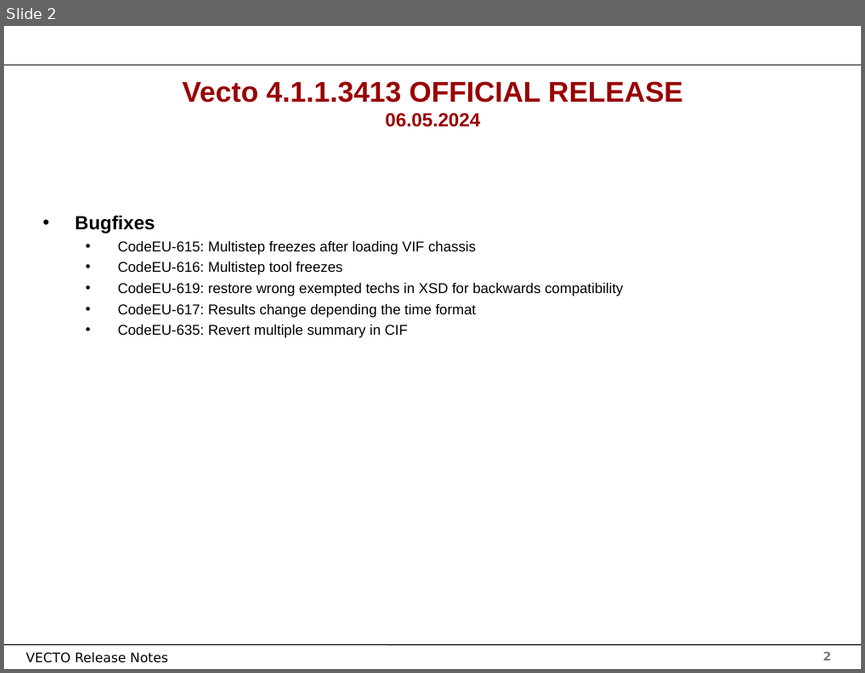
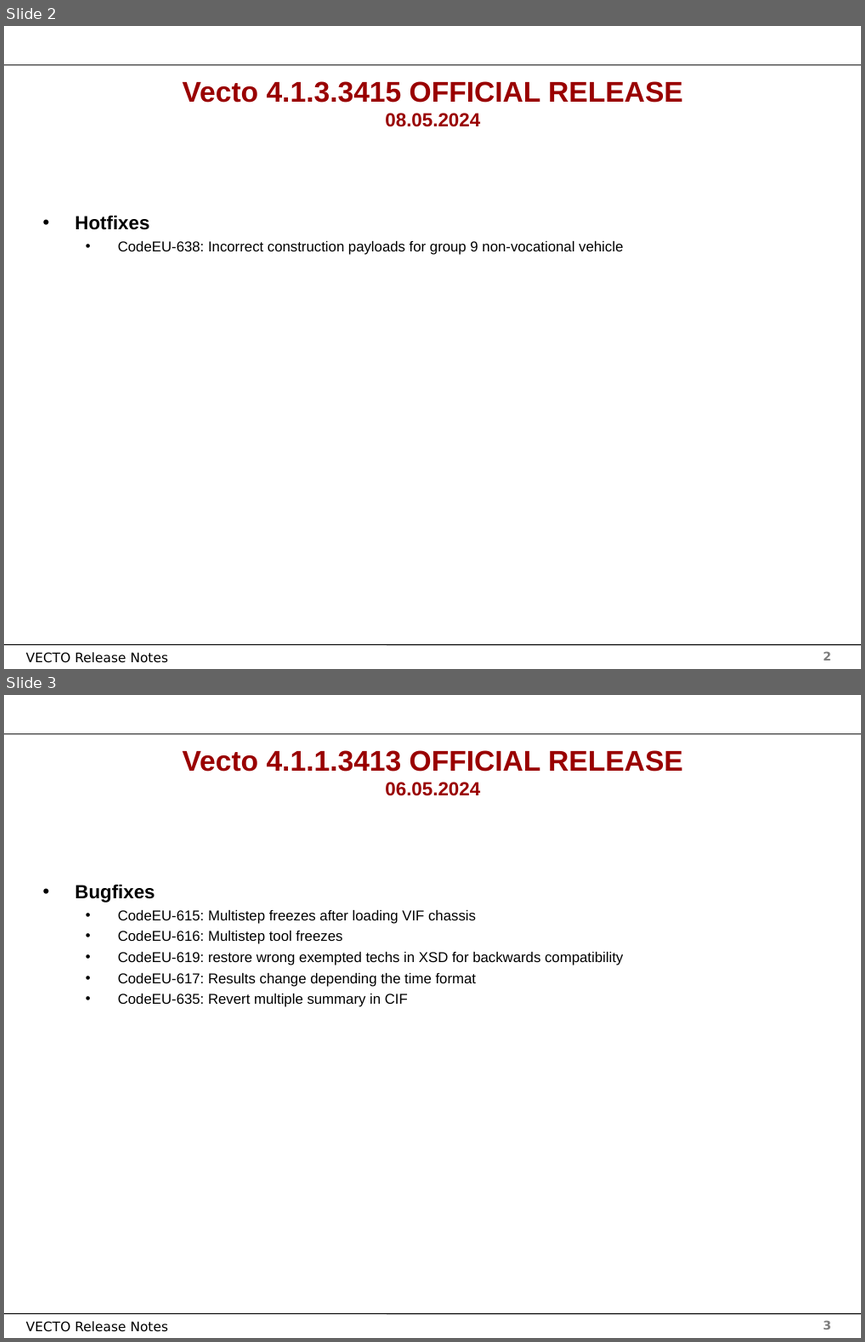
Before and after one commit to tanawadeatharva/BharatVECTO, a slide deck: Documentation/User Manual Source/Release Notes Vecto4.x.pptx. Shown one above the other, each under a label of ours: slide 2 before the commit, slides 2 and 3 after it. The pictures are 865x673 and 865x1342 pixels, drawn with LibreOffice and Linux fonts; fonts in the diff are those of the drawing; background and template pictures are left out. Boxes give left, top, right and bottom in pixels: in the first picture for what was removed or moved away, otherwise in the second. Text is boxed around its words. In the diff, an @@ line names an element or a change of style, - is before the commit and + after.

```diff
--- a/Documentation/User Manual Source/Release Notes Vecto4.x.pptx
+++ b/Documentation/User Manual Source/Release Notes Vecto4.x.pptx
@@ slide 2 added at [4, 26, 861, 669], background #FFFFFF; not listed: 4 template elements that a slide beside it also shows @@
@@ title added at [182, 81, 683, 127], 24 pt, text #990000, bold @@
+Vecto 4.1.3.3415 OFFICIAL RELEASE
+08.05.2024
@@ text added at [75, 215, 623, 255], 12 pt, text #000000 @@
+• Hotfixes
+  • CodeEU-638: Incorrect construction payloads for group 9 non-vocational vehicle
@@ what was slide 2 is now slide 3 @@
@@ page number at [823, 1320, 831, 1329]: text changed @@
-2
+3
```
Also in this commit, not shown: 4 other files.
